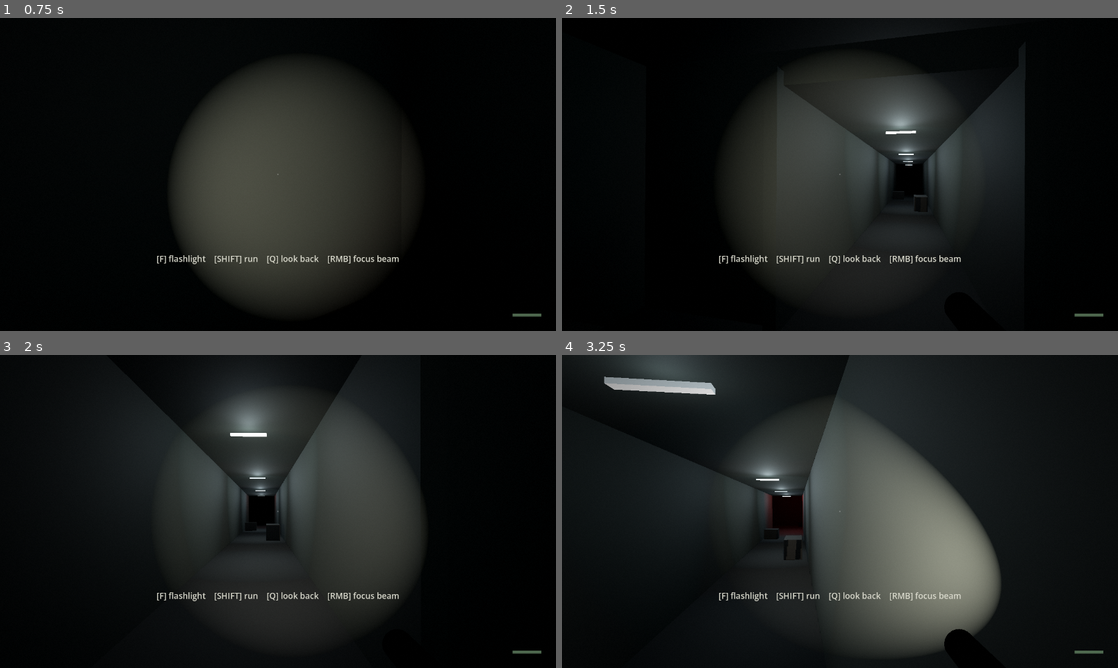
Above: before the commit, frames 1-4 (two rows, left to right).
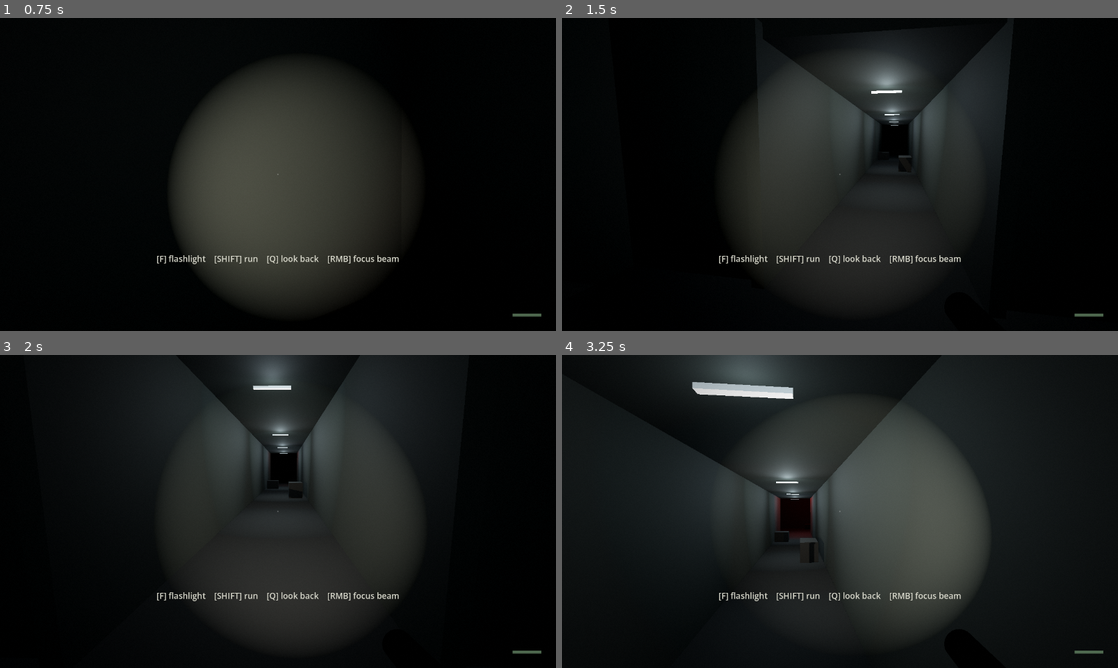
Above: after the commit, the same moments.

Repository: ashifReza/DahakaReturns
Game: Godot game, scene res://scenes/building.tscn
Two runs of this game, one before a commit and one after it. Both use one fixed random seed, a clock stepped at 60 frames per second and the inputs below.
Inputs (mouse positions are in pixels of both pictures, inside the frame that each line leads up to):
- Up to frame 1 (0.75 s): move the mouse to (305, 174) at 0.52 s; hold W (move_forward) from 0.53 s (still down); hold Q (look_back) from 0.53 s (still down)
- Up to frame 2 (1.5 s): keep holding W (move_forward); tap Space (jump) at 0.77 s; tap Down (look_down, bound only after the commit) at 0.8, 1.35 s; tap Enter at 1.25 s; move the mouse to (812, 174) at 1.27 s; release Q (look_back) at 1.28 s
- Up to frame 3 (2 s): keep holding W (move_forward); tap Space (jump) at 1.52 s; tap Left (look_left, bound only after the commit) at 1.55 s
- Up to frame 4 (3.25 s): keep holding W (move_forward); move the mouse to (851, 505) at 2.02 s; tap Left (look_left, bound only after the commit) at 2.1 s; tap Right (look_right, bound only after the commit) at 2.3, 2.85 s; move the mouse to (834, 517) at 2.77 s; tap Space (jump) at 3.02 s; tap Up (look_up, bound only after the commit) at 3.05 s

Frame 1 is identical in both runs. In frame 2, 8.3% of the frame differs, in the area x 38-84%, y 6-69%; in frame 3, 5.3%; in frame 4, 21%, in the area x 7-79%, y 0-96%.

Commit message:
Fix touchpad look on X11 and add arrow-key look
Godot's captured mouse mode drops most touchpad motion on X11, so on
X11 the player now hides and confines the cursor and warps it back to
the centre after each move, measuring motion from the centre. Arrow
keys also turn the view, for touchpads that switch off while typing.

Co-Authored-By: Claude Opus 5.5 <noreply@anthropic.com>

Diff:
--- a/Godot/project.godot
+++ b/Godot/project.godot
@@ -70,6 +70,22 @@
 "deadzone": 0.2,
 "events": [Object(InputEventKey,"physical_keycode":69), Object(InputEventMouseButton,"button_index":1)]
 }
+look_left={
+"deadzone": 0.2,
+"events": [Object(InputEventKey,"physical_keycode":4194319)]
+}
+look_up={
+"deadzone": 0.2,
+"events": [Object(InputEventKey,"physical_keycode":4194320)]
+}
+look_right={
+"deadzone": 0.2,
+"events": [Object(InputEventKey,"physical_keycode":4194321)]
+}
+look_down={
+"deadzone": 0.2,
+"events": [Object(InputEventKey,"physical_keycode":4194322)]
+}
 release_mouse={
 "deadzone": 0.2,
 "events": [Object(InputEventKey,"physical_keycode":4194305)]
--- a/Godot/scripts/player.gd
+++ b/Godot/scripts/player.gd
@@ -45,6 +45,9 @@
 @export var standing_eye_height := 1.65
 @export var crouched_eye_height := 0.75
 @export var mouse_sensitivity := 0.12
+## Degrees per second when looking with the arrow keys (for touchpads that
+## switch off while a key is held).
+@export var key_look_speed := 120.0
 
 @export_group("Interaction")
 @export var interact_range := 2.3
@@ -150,29 +153,58 @@
 	_yaw = rotation.y
 	_view = Vector3(0.0, _yaw, 0.0)
 	Chase.register_player(self)
-	Input.mouse_mode = Input.MOUSE_MODE_CAPTURED
+	_grab_mouse()
 
 
 # ---------------------------------------------------------------------------
 # Input
 # ---------------------------------------------------------------------------
 
+## On X11, Godot's captured mouse drops most touchpad motion, so there we hide
+## the cursor, keep it in the window, and pull it back to the centre after
+## every move instead.
+var _warp_look := DisplayServer.get_name() == "X11"
+
+
+func _grab_mouse() -> void:
+	Input.mouse_mode = Input.MOUSE_MODE_CONFINED_HIDDEN if _warp_look else Input.MOUSE_MODE_CAPTURED
+	if _warp_look:
+		get_viewport().warp_mouse(_screen_center())
+
+
+func _mouse_grabbed() -> bool:
+	return Input.mouse_mode in [Input.MOUSE_MODE_CAPTURED, Input.MOUSE_MODE_CONFINED_HIDDEN]
+
+
+func _screen_center() -> Vector2:
+	return get_viewport().get_visible_rect().size * 0.5
+
+
 func _unhandled_input(event: InputEvent) -> void:
 	if event.is_action_pressed("release_mouse"):
 		Input.mouse_mode = Input.MOUSE_MODE_VISIBLE
 		return
-	if Input.mouse_mode != Input.MOUSE_MODE_CAPTURED:
+	if not _mouse_grabbed():
 		if event is InputEventMouseButton and event.pressed:
-			Input.mouse_mode = Input.MOUSE_MODE_CAPTURED
+			_grab_mouse()
 		return
 	if dead:
 		return
 
 	if event is InputEventMouseMotion:
+		var moved: Vector2 = event.relative
+		if _warp_look:
+			# Measure from the centre, then put the cursor back there. The warp
+			# itself arrives as a motion event that lands on the centre: ignore it.
+			var center := _screen_center()
+			moved = event.position - center
+			if moved.length_squared() < 0.25:
+				return
+			get_viewport().warp_mouse(center)
 		# Steering is clumsy while you're staring behind you.
 		var sens := lerpf(1.0, 0.35, _look_back_alpha) * deg_to_rad(mouse_sensitivity)
-		_yaw -= event.relative.x * sens
-		_pitch = clampf(_pitch - event.relative.y * sens, deg_to_rad(-89.0), deg_to_rad(89.0))
+		_yaw -= moved.x * sens
+		_pitch = clampf(_pitch - moved.y * sens, deg_to_rad(-89.0), deg_to_rad(89.0))
 	elif event.is_action_pressed("crouch"):
 		_crouch_held = true
 	elif event.is_action_released("crouch"):
@@ -216,6 +248,11 @@
 		_look_back_held = Input.is_action_pressed("look_back")
 		_focus_held = Input.is_action_pressed("focus_beam")
 		_move_input = Input.get_vector("move_left", "move_right", "move_back", "move_forward")
+		var key_look := Input.get_vector("look_left", "look_right", "look_down", "look_up")
+		if key_look != Vector2.ZERO:
+			var turn := lerpf(1.0, 0.35, _look_back_alpha) * deg_to_rad(key_look_speed) * delta
+			_yaw -= key_look.x * turn
+			_pitch = clampf(_pitch + key_look.y * turn, deg_to_rad(-89.0), deg_to_rad(89.0))
 		_update_crouch()
 		_update_movement(delta)
 		_update_interact_target()
Not shown, changed: README.md
